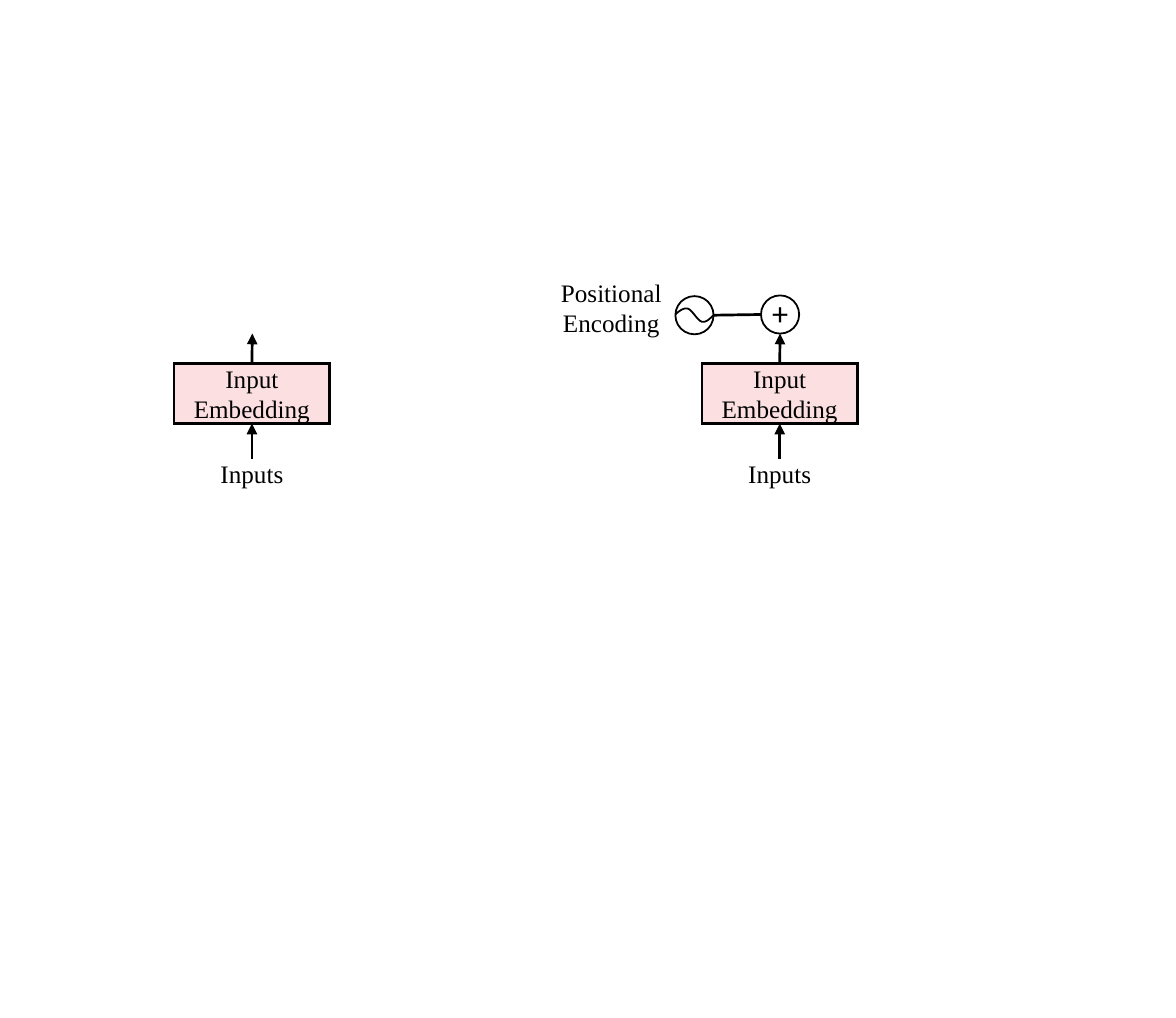
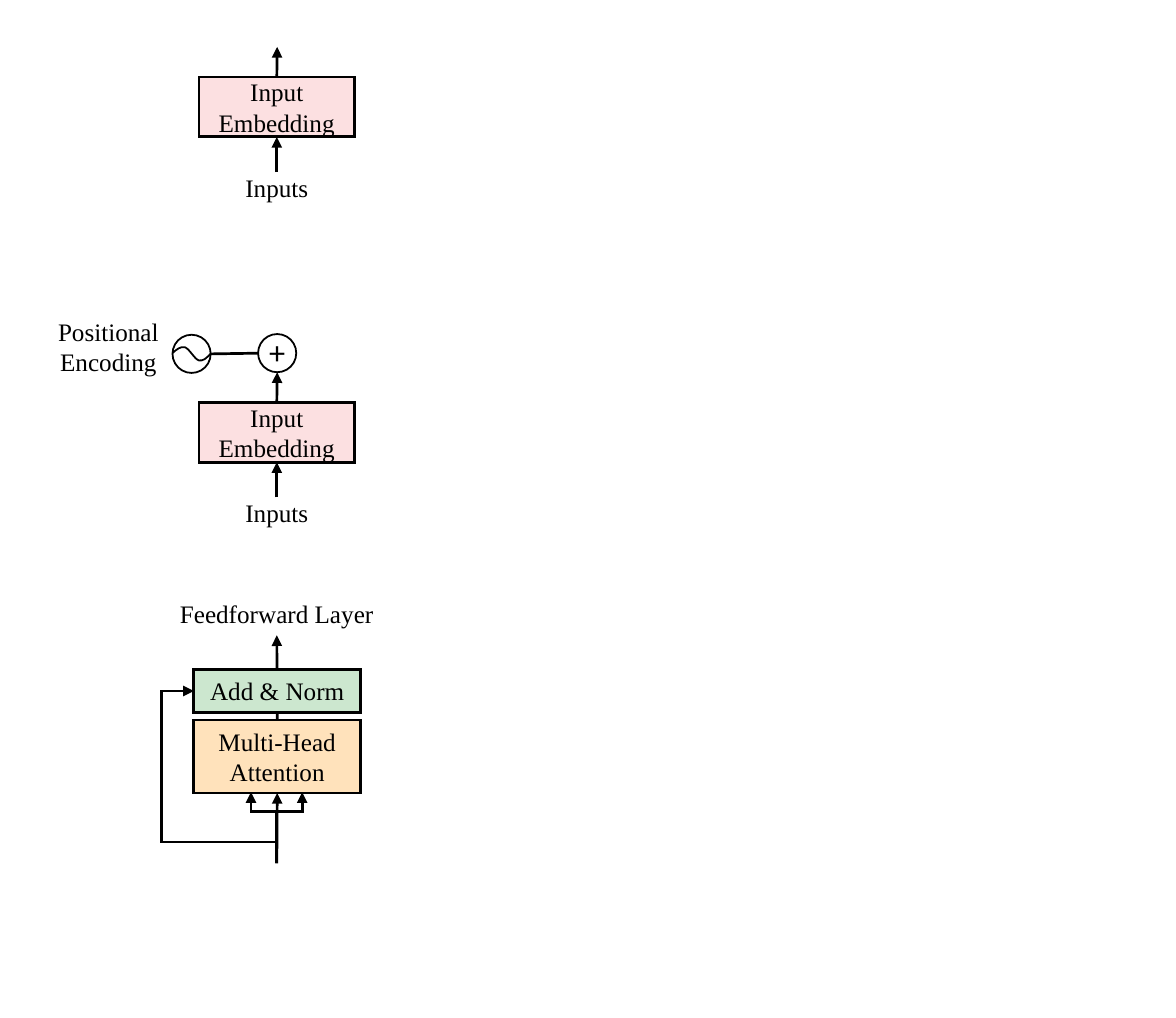
Before and after one commit to ZBLRobot/d2glm, a slide deck: slide 3 of chapter_02_getting_started_with_architecture_of_the_transformer_model/screenshots/Transformer.pptx. Drawn at 1176x1018 pixels with LibreOffice and Linux fonts; fonts in the diff are those of the drawing. Boxes give left, top, right and bottom in pixels: in the first picture for what was removed or moved away, otherwise in the second. Text is boxed around its words. In the diff, an @@ line names an element or a change of style, - is before the commit and + after.

```diff
--- a/chapter_02_getting_started_with_architecture_of_the_transformer_model/screenshots/Transformer.pptx
+++ b/chapter_02_getting_started_with_architecture_of_the_transformer_model/screenshots/Transformer.pptx
@@ 2 arrows, 1 rectangle, 1 text: place and size @@
-2 arrows, 1 rectangle, 1 text at (174,333,330,489)
+2 arrows, 1 rectangle, 1 text at (199,47,354,203)
@@ 2 ellipses, 1 rectangle, 1 text: place and size @@
-2 ellipses, 1 rectangle, 1 text at (561,284,857,423)
+2 ellipses, 1 rectangle, 1 text at (58,323,354,461)
@@ freeform shape: place and size @@
-freeform shape at (676,309,715,322)
+freeform shape at (173,346,212,359)
@@ 2 arrows, 1 text, 1 line: place and size @@
-2 arrows, 1 text, 1 line at (713,314,811,489)
+2 arrows, 1 text, 1 line at (211,353,308,528)
@@ group added at (162,605,374,863): 3 elbow arrows, 2 rectangles, 2 arrows, 1 text @@
+Multi-Head
+Attention
+Add & Norm
+Feedforward Layer
```
Also in this commit, not shown: 2 slides added, 3 other files.
